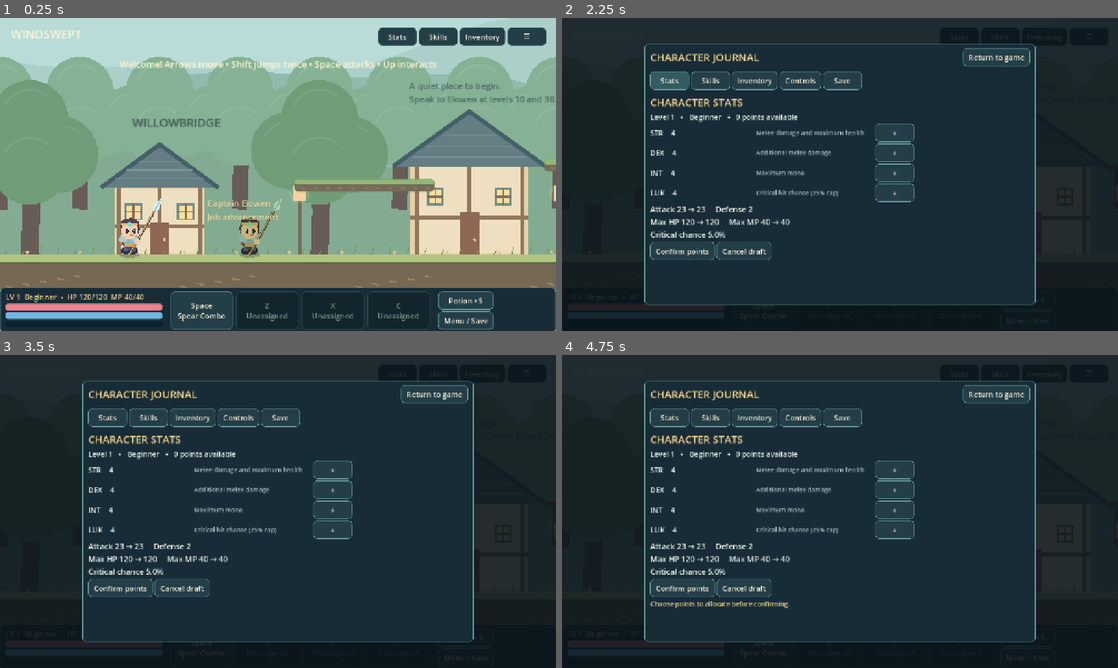
Above: before the commit, frames 1-4 (two rows, left to right).
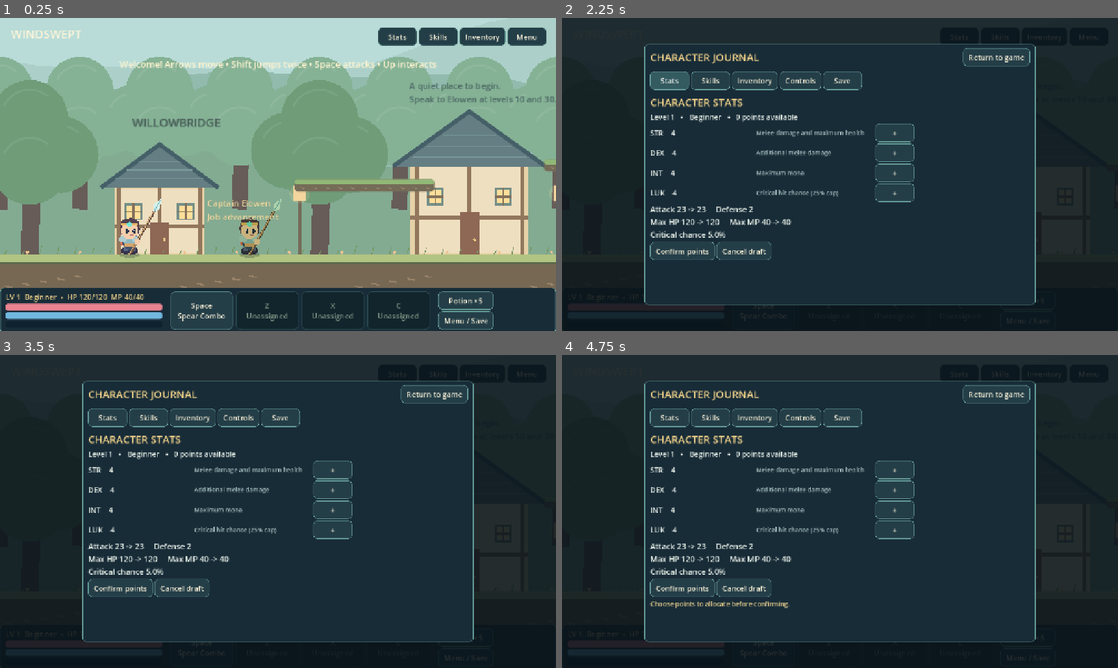
Above: after the commit, the same moments.

Repository: iallmost-code/Godot-game
Game: Godot game, scene res://main.tscn
Same seed, same stepped clock (60 frames per second), same inputs: the game is played once before the commit and once after it.
Inputs (mouse positions are in pixels of both pictures, inside the frame that each line leads up to):
- Up to frame 1 (0.25 s): no input
- Up to frame 2 (2.25 s): click (1090, 36) at 0.5 s, where only the run after the commit has a clickable "Menu"; click "Restore defaults" at 1.25 s; click "Stats" at 2 s
- Up to frame 3 (3.5 s): click "Cancel draft" at 2.75 s
- Up to frame 4 (4.75 s): click "Confirm points" at 3.5 s; click "Confirm points" at 4.25 s

The runs differ from the first frame. In frame 1, less than 0.1% of the frame differs, in the area x 93-97%, y 4-8%; in frame 2, 0.2%, in the area x 22-94%, y 5-67%; in frame 3, 0.2%; in frame 4, 0.2%.

Commit message:
fix: align attacks and validate progression saves

Diff:
--- a/side_scroller/actors/combat_controller.gd
+++ b/side_scroller/actors/combat_controller.gd
@@ -8,7 +8,11 @@
 var struck: Array = []
 var sequence = 0
 var combo = 0
-signal attack_started(skill_id: String)
+var attack_origin=Vector2.ZERO
+var attack_facing=1
+var attack_reach=0.0
+var attack_targets=0
+signal attack_started(skill_id: String,origin: Vector2,direction: int,reach: float)
 signal impact(position: Vector2, damage: int, critical: bool)
 signal feedback(message: String)
 func setup(p,s):
@@ -38,7 +42,12 @@
     combo = (combo+1)%2
     cooldowns[id]=skill.cooldown
     player.attack_timer=0.30
-    attack_started.emit(id)
+    var rank=state.skill_ranks.get(id,1)
+    attack_origin=player.global_position
+    attack_facing=player.facing
+    attack_reach=skill.reach+(40*int((rank-1)/2.0) if id=="wave" else 0)
+    attack_targets=skill.targets+(int((rank-1)/2.0) if id=="wave" else 0)
+    attack_started.emit(id,attack_origin,attack_facing,attack_reach)
     return true
 func cancel():
     active=""
@@ -51,21 +60,21 @@
     if elapsed >= 0.08 and previous_elapsed <= 0.27:
         var skill=Catalog.skills()[active]
         var rank=state.skill_ranks.get(active,1)
-        var reach=skill.reach + (40*int((rank-1)/2.0) if active=="wave" else 0)
-        var cap=skill.targets+(int((rank-1)/2.0) if active=="wave" else 0)
+        var reach=attack_reach
+        var cap=attack_targets
         var targets: Array = []
         for e in get_tree().get_nodes_in_group("enemies"):
-            var offset=e.global_position-player.global_position
-            if e.hp>0 and absf(offset.y)<70 and offset.x*player.facing>=-12 and absf(offset.x)<reach:
+            var offset=e.global_position-attack_origin
+            if e.hp>0 and absf(offset.y)<70 and offset.x*attack_facing>=-12 and absf(offset.x)<reach:
                 targets.append(e)
-        targets.sort_custom(func(a,b): return absf(a.global_position.x-player.global_position.x)<absf(b.global_position.x-player.global_position.x))
+        targets.sort_custom(func(a,b): return absf(a.global_position.x-attack_origin.x)<absf(b.global_position.x-attack_origin.x))
         for e in targets:
             if struck.size() >= cap: break
             if struck.has(e.get_instance_id()): continue
             struck.append(e.get_instance_id())
             var critical=randf()<state.derived_stats().crit
             var damage=int(state.derived_stats().attack*(skill.power+maxi(0,rank-1)*0.15)*(1.5 if critical else 1.0))
-            var push=Vector2(player.facing*260,-70) if active=="thrust" else Vector2.ZERO
+            var push=Vector2(attack_facing*260,-70) if active=="thrust" else Vector2.ZERO
             if e.receive_hit(damage,push,int(get_instance_id())+sequence):
                 impact.emit(e.global_position+Vector2(0,-45),damage,critical)
     if elapsed>=0.32: active=""
--- a/side_scroller/actors/player.gd
+++ b/side_scroller/actors/player.gd
@@ -77,7 +77,8 @@
     if attack_timer > 0: pose = "attack"
     if hurt_timer > 0 and int(hurt_timer*12)%2 == 0: visual.modulate.a = 0.55
     else: visual.modulate.a = 1
-    visual.set_pose(pose, facing, Time.get_ticks_msec()/1000.0)
+    var visual_facing=combat.attack_facing if combat!=null and combat.active!="" else facing
+    visual.set_pose(pose, visual_facing, Time.get_ticks_msec()/1000.0)
 func receive_damage(amount: int, impulse: Vector2) -> bool:
     if state == null or hurt_timer > 0 or state.hp <= 0: return false
     state.hp = maxf(0, state.hp-maxi(1,amount-int(state.derived_stats().defense)))
--- a/side_scroller/main.gd
+++ b/side_scroller/main.gd
@@ -15,6 +15,7 @@
 var pending_job=""
 var save_store
 var mana_tick=0.0
+var startup_warning=""
 func _ready():
     state=preload("res://systems/character_state.gd").new()
     bindings=preload("res://systems/input_bindings.gd").new()
@@ -29,7 +30,7 @@
     effects=preload("res://visuals/combat_effects.gd").new()
     effects.z_index=12
     add_child(effects)
-    combat.attack_started.connect(func(id): effects.show_attack(id,player.global_position,player.facing))
+    combat.attack_started.connect(func(id,origin,direction,reach): effects.show_attack(id,origin,direction,reach))
     combat.impact.connect(effects.show_damage)
     camera=Camera2D.new()
     camera.zoom=Vector2(1.15,1.15)
@@ -51,7 +52,9 @@
     save_store=preload("res://systems/save_store.gd").new()
     save_store.process_mode=Node.PROCESS_MODE_ALWAYS
     add_child(save_store)
-    save_store.warning.connect(hud.show_notice)
+    save_store.warning.connect(func(message):
+        startup_warning=message
+        hud.show_notice(message,10))
     if not test_mode: save_store.load_into(state,bindings)
     state.changed.connect(func(): call_deferred("persist"))
     menu.binding_changed.connect(persist)
@@ -60,7 +63,8 @@
     menu.export_requested.connect(func(): save_store.export_backup(state,bindings))
     menu.import_requested.connect(func(): save_store.import_backup(state,bindings))
     change_map("town","entry")
-    hud.show_notice("Welcome! Arrows move • Shift jumps twice • Space attacks • Up interacts",10)
+    if startup_warning=="": hud.show_notice("Welcome! Arrows move • Shift jumps twice • Space attacks • Up interacts",10)
+    else: hud.show_notice(startup_warning,10)
     if test_mode:
         player.set_physics_process(false)
         set_process(false)
@@ -101,7 +105,7 @@
     Style.clear(menu.content)
     menu.content.add_child(box)
     box.add_child(Style.label("JOB ADVANCEMENT",26,Color("f4d48a")))
-    box.add_child(Style.label("Become a %s?\n\n%s" % [id.capitalize(),"Unlock Crescent Sweep and Driving Thrust, plus the first-job skill tree." if id=="warrior" else "Unlock Spear Mastery → Ground Wave and Battle Vigor."],20))
+    box.add_child(Style.label("Become a %s?\n\n%s" % [id.capitalize(),"Unlock Crescent Sweep and Driving Thrust, plus the first-job skill tree." if id=="warrior" else "Unlock Spear Mastery -> Ground Wave and Battle Vigor."],20))
     box.add_child(Style.button("Confirm advancement",func():
         if state.advance_job(pending_job):
             menu.close()
--- a/side_scroller/systems/character_state.gd
+++ b/side_scroller/systems/character_state.gd
@@ -168,6 +168,13 @@
         if record.sp[pool]+spent[pool]!=record.sp_earned[pool]: return false
         trial.sp[pool]=int(record.sp[pool])
         trial.sp_earned[pool]=int(record.sp_earned[pool])
+    var total_max=0 if trial.tier()==0 else 1+3*(trial.level-10)+(1 if trial.tier()==2 else 0)
+    if trial.sp_earned["1"]+trial.sp_earned["2"]>total_max: return false
+    for pool in ["1","2"]:
+        var earned=trial.sp_earned[pool]
+        if int(pool)<=trial.tier():
+            if earned<1 or (earned-1)%3!=0: return false
+        elif earned!=0: return false
     var slot_record=record.get("slots",{"z":"sweep" if trial.tier()>0 else "","x":"thrust" if trial.tier()>0 else "","c":""})
     if not slot_record is Dictionary: return false
     var assigned: Array=[]
--- a/side_scroller/tests/test_combat.gd
+++ b/side_scroller/tests/test_combat.gd
@@ -90,5 +90,20 @@
     c.begin_attack("basic")
     c.tick(0.4)
     t.check(enemy.hp<previous,"large frame delta does not skip attack hit window")
+    c.tick(3)
+    enemy.position=Vector2(70,0)
+    enemy.hp=200
+    var behind=load("res://actors/enemy.gd").new()
+    behind.position=Vector2(-70,0)
+    world.add_child(behind)
+    behind.set_physics_process(false)
+    behind.hp=200
+    player.position=Vector2.ZERO
+    player.facing=1
+    c.begin_attack("basic")
+    player.facing=-1
+    player.position=Vector2(-20,0)
+    c.tick(0.12)
+    t.check(enemy.hp<200 and behind.hp==200,"turning during windup keeps damage on the displayed attack side")
     world.queue_free()
     await t.process_frame
--- a/side_scroller/tests/test_movement.gd
+++ b/side_scroller/tests/test_movement.gd
@@ -39,5 +39,39 @@
     p.request_jump()
     for i in range(2): await t.physics_frame
     t.check(p.jumps_used == 1,"coyote jump treated as first jump")
+    p.reset_at(Vector2(0,590))
+    p.movement_enabled=true
+    for i in range(10): await t.physics_frame
+    var press=InputEventKey.new()
+    press.physical_keycode=KEY_SHIFT
+    press.pressed=true
+    Input.parse_input_event(press)
+    var maximum_jumps=0
+    for i in range(100):
+        await t.physics_frame
+        maximum_jumps=maxi(maximum_jumps,p.jumps_used)
+        if i==20:
+            var echo=InputEventKey.new()
+            echo.physical_keycode=KEY_SHIFT
+            echo.pressed=true
+            echo.echo=true
+            Input.parse_input_event(echo)
+    var release=InputEventKey.new()
+    release.physical_keycode=KEY_SHIFT
+    release.pressed=false
+    Input.parse_input_event(release)
+    t.check(maximum_jumps==1 and p.is_on_floor(),"held real Shift input and key echo produce only one jump")
+    p.movement_enabled=false
+    p.position=Vector2(0,580)
+    p.velocity=Vector2(0,220)
+    await t.physics_frame
+    await t.physics_frame
+    p.jumps_used=2
+    p.request_jump()
+    var buffered=false
+    for i in range(12):
+        await t.physics_frame
+        if p.velocity.y<0: buffered=true
+    t.check(buffered,"near-landing jump buffer triggers after the floor is reached")
     world.queue_free()
     await t.process_frame
--- a/side_scroller/tests/test_save.gd
+++ b/side_scroller/tests/test_save.gd
@@ -46,5 +46,23 @@
     data=JSON.parse_string(text)
     data.character.erase("coins")
     t.check(store.import_json(JSON.stringify(data),copy,b) and copy.coins==0,"optional missing field has default")
+    data=JSON.parse_string(text)
+    data.character.level=40
+    data.character.xp=0
+    data.character.job="spearman"
+    data.character.attributes={"STR":4,"DEX":4,"INT":4,"LUK":4}
+    data.character.ap=195
+    data.character.skill_ranks={"basic":1,"sweep":1,"thrust":1}
+    data.character.sp={"1":91,"2":31}
+    data.character.sp_earned={"1":91,"2":31}
+    data.bindings.attack=KEY_A
+    var prior=copy.to_record()
+    t.check(not store.import_json(JSON.stringify(data),copy,b),"cross-tier earned SP cannot double-count level rewards")
+    t.check(copy.to_record()==prior and b.current().attack==KEY_SPACE,"rejected SP import preserves character and live key bindings")
+    data=JSON.parse_string(text)
+    data.character.sp={"1":0,"2":0}
+    data.character.sp_earned={"1":0,"2":0}
+    data.character.skill_ranks={"basic":1,"sweep":1,"thrust":1}
+    t.check(not store.import_json(JSON.stringify(data),copy,b),"advanced job must retain its advancement reward")
     store.queue_free()
     await t.process_frame
--- a/side_scroller/tests/test_ui.gd
+++ b/side_scroller/tests/test_ui.gd
@@ -42,3 +42,39 @@
     s.advance_job("warrior")
     t.check(not s.assign_skill("c","sweep"),"duplicate skill assignment rejected")
     t.check(not s.assign_skill("z","wave"),"unlearned skill assignment rejected")
+    var game=load("res://main.tscn").instantiate()
+    game.test_mode=true
+    t.root.add_child(game)
+    game.player.set_physics_process(true)
+    game.menu.open_panel("controls")
+    var before=game.player.position
+    var attacks=game.combat.sequence
+    var control=game.menu.current_panel
+    control.start_capture("jump")
+    var captured=InputEventKey.new()
+    captured.physical_keycode=KEY_SPACE
+    captured.pressed=true
+    Input.parse_input_event(captured.duplicate())
+    Input.flush_buffered_events()
+    for i in range(3): await t.physics_frame
+    t.check(game.player.position==before and game.combat.sequence==attacks,"paused key capture cannot move or attack with a real player")
+    captured.pressed=false
+    Input.parse_input_event(captured.duplicate())
+    Input.flush_buffered_events()
+    captured=InputEventKey.new()
+    captured.physical_keycode=KEY_ESCAPE
+    captured.pressed=true
+    Input.parse_input_event(captured.duplicate())
+    Input.flush_buffered_events()
+    t.check(game.menu.opened and control.capture_action=="","Escape cancels capture before closing the paused menu")
+    captured.pressed=false
+    Input.parse_input_event(captured.duplicate())
+    Input.flush_buffered_events()
+    control.start_capture("attack")
+    game.menu.open_panel("stats")
+    await t.process_frame
+    game.menu.open_panel("controls")
+    t.check(game.menu.current_panel.capture_action=="","switching panels does not retain keyboard capture")
+    game.menu.close()
+    game.queue_free()
+    await t.process_frame
--- a/side_scroller/tests/test_world.gd
+++ b/side_scroller/tests/test_world.gd
@@ -21,3 +21,57 @@
     t.check(game.state.hp==game.state.derived_stats().max_hp and game.state.coins==55,"death retains loot and restores health")
     game.queue_free()
     await t.process_frame
+    var save_path="user://side_scroller.json"
+    var existed=FileAccess.file_exists(save_path)
+    var original=""
+    if existed:
+        var old_file=FileAccess.open(save_path,FileAccess.READ)
+        original=old_file.get_as_text()
+        old_file.close()
+    var corrupt=FileAccess.open(save_path,FileAccess.WRITE)
+    corrupt.store_string("{not valid json")
+    corrupt.close()
+    var startup=load("res://main.tscn").instantiate()
+    t.root.add_child(startup)
+    await t.process_frame
+    t.check(startup.hud.notice.text.to_lower().contains("invalid"),"corrupt-save explanation survives startup rendering")
+    t.check(FileAccess.file_exists(save_path+".corrupt-backup"),"corrupt original is backed up")
+    startup.queue_free()
+    await t.process_frame
+    if existed:
+        var restore=FileAccess.open(save_path,FileAccess.WRITE)
+        restore.store_string(original)
+        restore.close()
+    else: DirAccess.remove_absolute(save_path)
+    var repeated=load("res://main.tscn").instantiate()
+    repeated.test_mode=true
+    t.root.add_child(repeated)
+    for i in range(4):
+        repeated.change_map("forest","entry")
+        await t.process_frame
+        t.check(t.get_nodes_in_group("enemies").size()==9,"forest transition keeps one set of enemies")
+        repeated.change_map("town","entry")
+        await t.process_frame
+        t.check(t.get_nodes_in_group("enemies").is_empty(),"return to town clears forest enemies")
+    repeated.change_map("forest","entry")
+    var entry=repeated.map.spawns[0]
+    var dead=entry.node
+    dead.receive_hit(10000,Vector2.ZERO,9381)
+    await t.process_frame
+    repeated.map._process(7.1)
+    t.check(is_instance_valid(entry.node) and entry.node!=dead,"defeated forest monster respawns once after timer")
+    var mob=entry.node
+    mob.position.x=mob.spawn_position.x+500
+    mob._physics_process(0.1)
+    t.check(mob.velocity.x<0,"monster beyond its leash returns toward spawn")
+    while repeated.state.level<10: repeated.state.add_xp(repeated.state.xp_required(repeated.state.level))
+    repeated.state.advance_job("warrior")
+    while repeated.state.level<30: repeated.state.add_xp(repeated.state.xp_required(repeated.state.level))
+    repeated.state.advance_job("spearman")
+    repeated.state.add_xp(repeated.state.xp_required(30))
+    repeated.state.rank_up("mastery")
+    for i in range(3): repeated.state.rank_up("wave")
+    repeated.combat.begin_attack("wave")
+    t.check(repeated.effects.effects.back().get("reach",0)==370,"rank-three Wave presentation receives its extended effective reach")
+    repeated.queue_free()
+    await t.process_frame
--- a/side_scroller/ui/hud.gd
+++ b/side_scroller/ui/hud.gd
@@ -36,7 +36,7 @@
     root_control.add_child(top)
     for id in ["stats","skills","inventory"]:
         top.add_child(Style.button(id.capitalize(),func(): menu_requested.emit(id)))
-    top.add_child(Style.button("☰",func(): menu_requested.emit("controls")))
+    top.add_child(Style.button("Menu",func(): menu_requested.emit("controls")))
     var panel=PanelContainer.new()
     panel.set_anchors_and_offsets_preset(Control.PRESET_BOTTOM_WIDE)
     panel.offset_top=-100
--- a/side_scroller/ui/skills_panel.gd
+++ b/side_scroller/ui/skills_panel.gd
@@ -28,7 +28,7 @@
         return
     add_child(Style.label("Tier %d skill points: %d  |  %s" % [selected_tier,state.sp[str(selected_tier)],"Advance with the town instructor to unlock this tier." if selected_tier>state.tier() else "Spend points to increase ranks; assign learned attacks below."],16))
     if selected_tier==2:
-        add_child(Style.label("Spear Mastery  →  Ground Wave\nBattle Vigor (independent passive)",16,Color("8ed9d0")))
+        add_child(Style.label("Spear Mastery  ->  Ground Wave\nBattle Vigor (independent passive)",16,Color("8ed9d0")))
     else:
         add_child(Style.label("Crescent Sweep  •  Driving Thrust  •  Strength Training  •  Iron Skin",15,Color("8ed9d0")))
     for id in Catalog.skills():
@@ -50,7 +50,7 @@
         line.add_child(rank_button)
         if skill.active:
             for slot in ["z","x","c"]:
-                var button=Style.button(slot.to_upper()+(" ✓" if state.slots[slot]==id else ""),func(): assign_skill(slot,id))
+                var button=Style.button(slot.to_upper()+(" (on)" if state.slots[slot]==id else ""),func(): assign_skill(slot,id))
                 button.custom_minimum_size.x=56
                 button.disabled=not state.can_use(id)
                 line.add_child(button)
--- a/side_scroller/ui/stats_panel.gd
+++ b/side_scroller/ui/stats_panel.gd
@@ -41,7 +41,7 @@
     var hp_gain=2*draft.get("STR",0)
     var mp_gain=2*draft.get("INT",0)
     var atk_gain=draft.get("STR",0)+int(proposed.DEX/4.0)-int(state.attributes.DEX/4.0)
-    add_child(Style.label("Attack %d → %d     Defense %d\nMax HP %d → %d     Max MP %d → %d\nCritical chance %.1f%%" % [stats.attack,stats.attack+atk_gain,stats.defense,stats.max_hp,stats.max_hp+hp_gain,stats.max_mp,stats.max_mp+mp_gain,stats.crit*100],18))
+    add_child(Style.label("Attack %d -> %d     Defense %d\nMax HP %d -> %d     Max MP %d -> %d\nCritical chance %.1f%%" % [stats.attack,stats.attack+atk_gain,stats.defense,stats.max_hp,stats.max_hp+hp_gain,stats.max_mp,stats.max_mp+mp_gain,stats.crit*100],18))
     var actions=HBoxContainer.new()
     add_child(actions)
     actions.add_child(Style.button("Confirm points",func(): confirm()))
--- a/side_scroller/visuals/combat_effects.gd
+++ b/side_scroller/visuals/combat_effects.gd
@@ -4,9 +4,10 @@
 func show_damage(pos: Vector2,amount: int,critical: bool):
     if numbers.size()>=60: numbers.pop_front()
     numbers.append({"position":pos+Vector2(randf_range(-12,12),0),"amount":amount,"critical":critical,"age":0.0})
-func show_attack(id: String,origin: Vector2,facing: int):
+func show_attack(id: String,origin: Vector2,facing: int,reach=-1.0):
     if effects.size()>=30: effects.pop_front()
-    effects.append({"id":id,"position":origin,"facing":facing,"age":0.0})
+    if reach<0: reach=preload("res://data/catalog.gd").skills()[id].reach
+    effects.append({"id":id,"position":origin,"facing":facing,"reach":reach,"age":0.0})
 func _process(delta):
     for e in effects.duplicate():
         e.age+=delta
@@ -23,16 +24,17 @@
         var color=Color("fff2b2")
         color.a=fade
         if e.id=="wave":
+            draw_line(p+Vector2(face*15,12),p+Vector2(face*e.reach,12),Color(0.45,0.92,0.9,fade*0.6),8*fade)
             for i in range(3):
-                var x=face*(40+e.age*600+i*50)
-                var poly=PackedVector2Array([p+Vector2(x,-12),p+Vector2(x+face*55,-95+i*12),p+Vector2(x+face*100,12)])
+                var tip=face*e.reach*(0.4+i*0.3)
+                var poly=PackedVector2Array([p+Vector2(tip-face*90,12),p+Vector2(tip-face*45,-65+i*9),p+Vector2(tip,12)])
                 draw_colored_polygon(poly,Color(0.45,0.92,0.9,fade*(0.7-i*0.12)))
         elif e.id=="thrust":
-            draw_line(p+Vector2(face*12,0),p+Vector2(face*190,0),Color(0.5,0.9,1,fade),12*fade)
-            draw_line(p+Vector2(face*12,0),p+Vector2(face*180,0),color,4)
-            draw_colored_polygon(PackedVector2Array([p+Vector2(face*170,-12),p+Vector2(face*210,0),p+Vector2(face*170,12)]),color)
+            draw_line(p+Vector2(face*12,0),p+Vector2(face*(e.reach-8),0),Color(0.5,0.9,1,fade),12*fade)
+            draw_line(p+Vector2(face*12,0),p+Vector2(face*(e.reach-15),0),color,4)
+            draw_colored_polygon(PackedVector2Array([p+Vector2(face*(e.reach-30),-12),p+Vector2(face*e.reach,0),p+Vector2(face*(e.reach-30),12)]),color)
         else:
-            var radius=100.0 if e.id=="basic" else 145.0
+            var radius=float(e.reach)
             var base_angle=0.0 if face==1 else PI
             draw_arc(p,radius,base_angle-0.95,base_angle+0.95,24,Color(1,0.74,0.39,fade),12*fade,true)
             draw_arc(p,radius-8,base_angle-0.85,base_angle+0.85,24,color,5*fade,true)
--- a/side_scroller/world/map_controller.gd
+++ b/side_scroller/world/map_controller.gd
@@ -28,12 +28,12 @@
         npc.set_pose("idle",1,0)
         make_label("Captain Elowen\nJob advancement",instructor_position+Vector2(-85,-115),Color("f8de9f"),17)
         make_label("WILLOWBRIDGE",Vector2(265,330),Color("495e59"),23)
-        make_label("Forest →\nUp to enter",portal_position+Vector2(-60,-130),Color("ebf9e7"),17)
+        make_label("Forest ->\nUp to enter",portal_position+Vector2(-60,-130),Color("ebf9e7"),17)
         make_label("A quiet place to begin.\nSpeak to Elowen at levels 10 and 30.",Vector2(820,260),Color("516d68"),17)
     else:
         for data in [[750,485,300],[1100,375,280],[1500,475,350],[1940,350,300],[2370,455,380]]:
             build_platform(Vector2(data[0],data[1]+9),Vector2(data[2],18),true)
-        make_label("← Willowbridge\nUp to return",portal_position+Vector2(-80,-130),Color("edf5cc"),17)
+        make_label("<- Willowbridge\nUp to return",portal_position+Vector2(-80,-130),Color("edf5cc"),17)
         make_label("THE WHISPERWOOD",Vector2(670,270),Color("edf5cc"),23)
         make_label("Shift + Shift: double jump\nSpace: attack  •  Z / X: skills after first job",Vector2(390,300),Color("d7e9cc"),16)
         for data in [[640,610,"mossling"],[980,610,"mossling"],[1290,610,"mossling"],[1660,610,"mossling"],[2210,610,"mossling"],[2670,610,"mossling"],[815,485,"lantern"],[1530,475,"lantern"],[2370,455,"lantern"]]:
Not shown, changed: Side-Scroller-Warrior.zip
Not shown, added: docs/superpowers/reports/2026-10-13-side-scroller-verification.md
